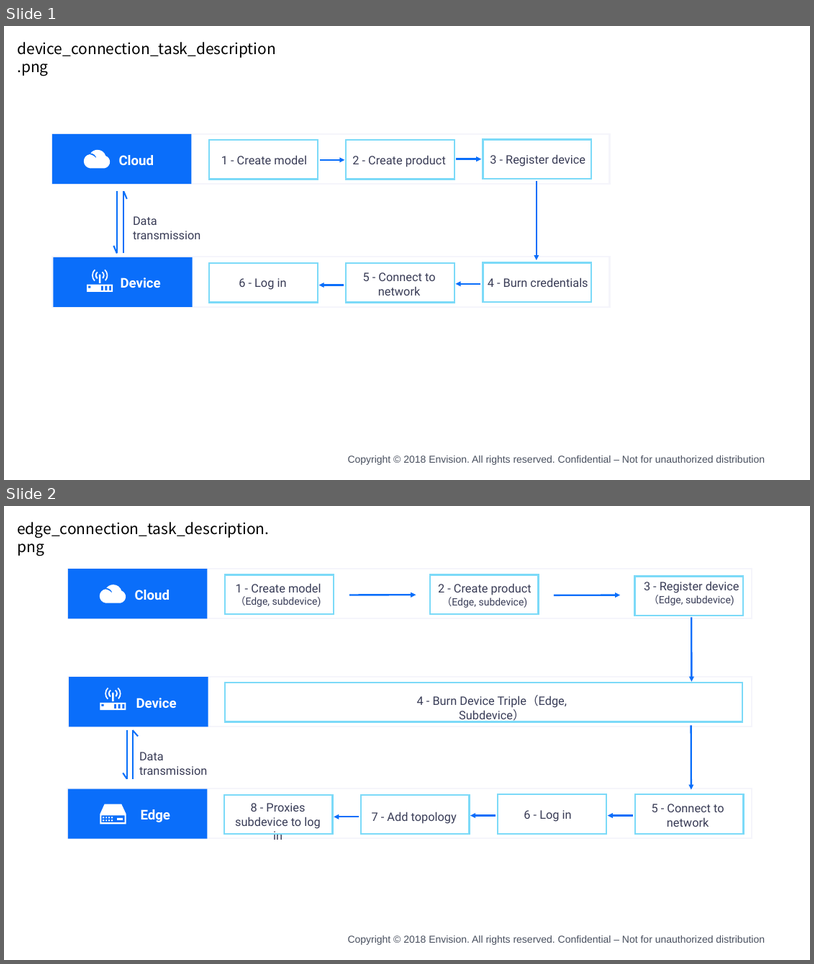
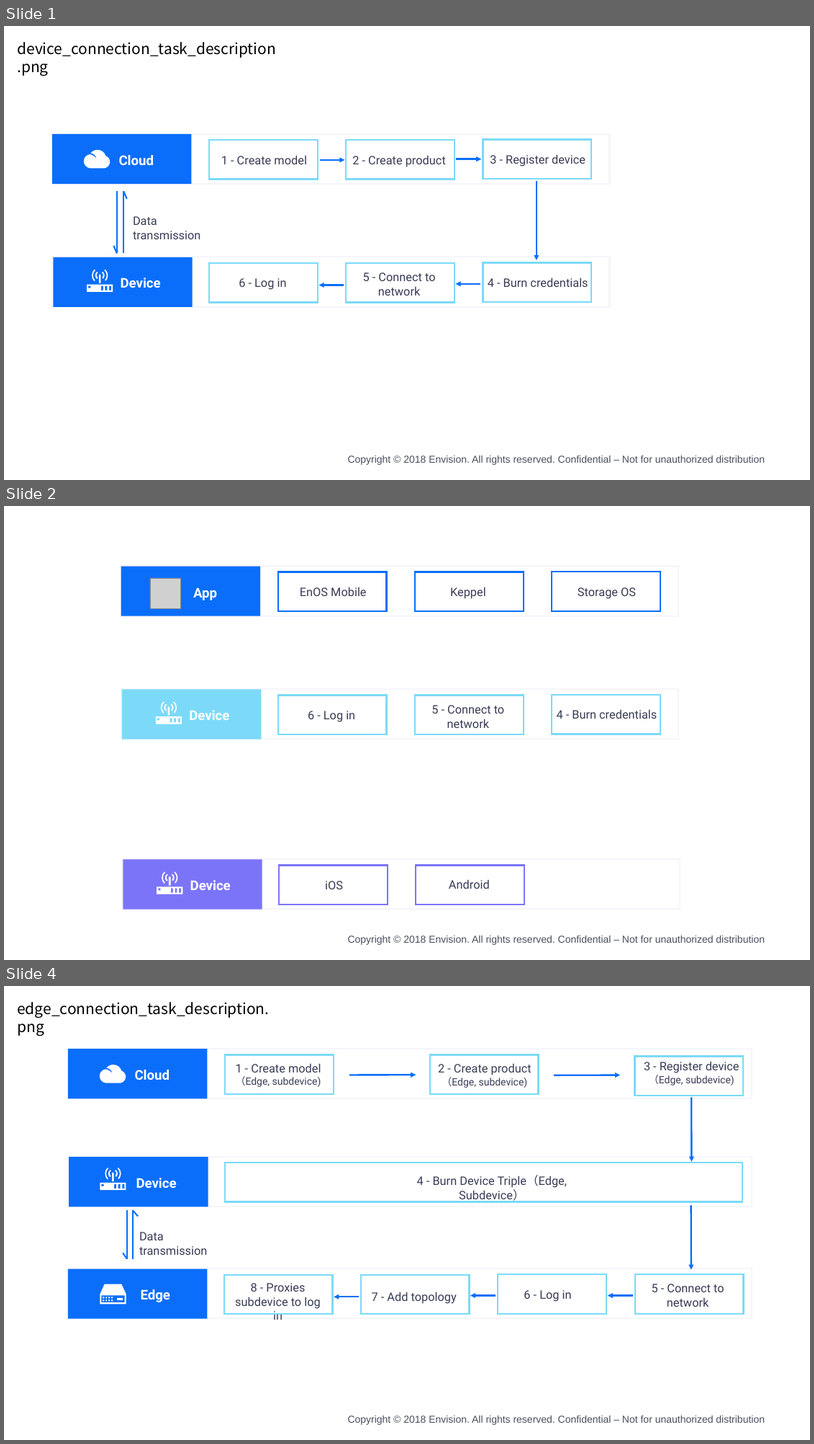
Before and after one commit to EnvisionDoc/device_connection_en, a slide deck: media/device_en.pptx. Shown one above the other, each under a label of ours: slides 1 and 2 before the commit, slides 1, 2 and 4 after it; the slides between them are not shown. The pictures are 814x964 and 814x1444 pixels, drawn with LibreOffice and Linux fonts; fonts in the diff are those of the drawing; grey boxes stand for pictures; background and template pictures are left out. Boxes give left, top, right and bottom in pixels: in the first picture for what was removed or moved away, otherwise in the second. Text is boxed around its words. In the diff, an @@ line names an element or a change of style, - is before the commit and + after.

```diff
--- a/media/device_en.pptx
+++ b/media/device_en.pptx
@@ slide 2 added at <box>4,506,810,960</box>, background #FFFFFF; not listed: 1 template element that a slide beside it also shows @@
@@ rectangle added at <box>121,566,679,615</box>, outline #F5F5FB 1.75 pt @@
@@ rectangle added at <box>121,566,260,615</box>, fill #0A6EFA @@
@@ picture added at <box>150,578,180,608</box> @@
@@ text added at <box>193,587,217,600</box>, 16 pt, text #FFFFFF, bold @@
+App
@@ rectangle added at <box>278,572,387,611</box>, outline #086FF9 2 pt @@
@@ text added at <box>300,587,366,596</box>, 14 pt, text #383B55 @@
+EnOS Mobile
@@ rectangle added at <box>415,572,525,611</box>, outline #086FF9 2 pt @@
@@ text added at <box>450,587,486,599</box>, 14 pt, text #383B55 @@
+Keppel
@@ rectangle added at <box>552,572,661,611</box>, outline #086FF9 2 pt @@
@@ text added at <box>578,587,636,599</box>, 14 pt, text #383B55 @@
+Storage OS
@@ rectangle added at <box>121,689,679,739</box>, outline #F5F5FB 1.75 pt @@
@@ rectangle added at <box>122,690,261,739</box>, fill #7CDAF8 @@
@@ rectangle added at <box>278,695,387,735</box>, outline #7CDAF8 2 pt @@
@@ rectangle added at <box>415,695,525,735</box>, outline #7CDAF8 2 pt @@
@@ rectangle added at <box>552,695,661,734</box>, outline #7CDAF8 2 pt @@
@@ freeform shape added at <box>156,701,182,723</box>, fill #FFFFFF @@
@@ text added at <box>189,710,229,720</box>, 16 pt, text #FFFFFF, bold @@
+Device
@@ text added at <box>308,710,355,722</box>, 14 pt, text #383B55 @@
+6 - Log in
@@ text added at <box>432,705,505,728</box>, 14 pt, text #383B55 @@
+5 - Connect to network
@@ text added at <box>557,709,657,718</box>, 14 pt, text #383B55 @@
+4 - Burn credentials
@@ rectangle added at <box>122,859,680,908</box>, outline #F5F5FB 1.75 pt @@
@@ rectangle added at <box>124,860,262,909</box>, fill #7C74F8 @@
@@ freeform shape added at <box>157,871,183,894</box>, fill #FFFFFF @@
@@ rectangle added at <box>279,865,388,905</box>, outline #7C74F8 2 pt @@
@@ rectangle added at <box>416,865,525,905</box>, outline #7C74F8 2 pt @@
@@ text added at <box>190,880,231,890</box>, 16 pt, text #FFFFFF, bold @@
+Device
@@ text added at <box>325,880,343,889</box>, 14 pt, text #383B55 @@
+iOS
@@ text added at <box>449,879,490,888</box>, 14 pt, text #383B55 @@
+Android
@@ what was slide 2 is now slide 4 @@
```
Also in this commit, not shown: 2 slides changed, 9 other slides added, 53 other files.
